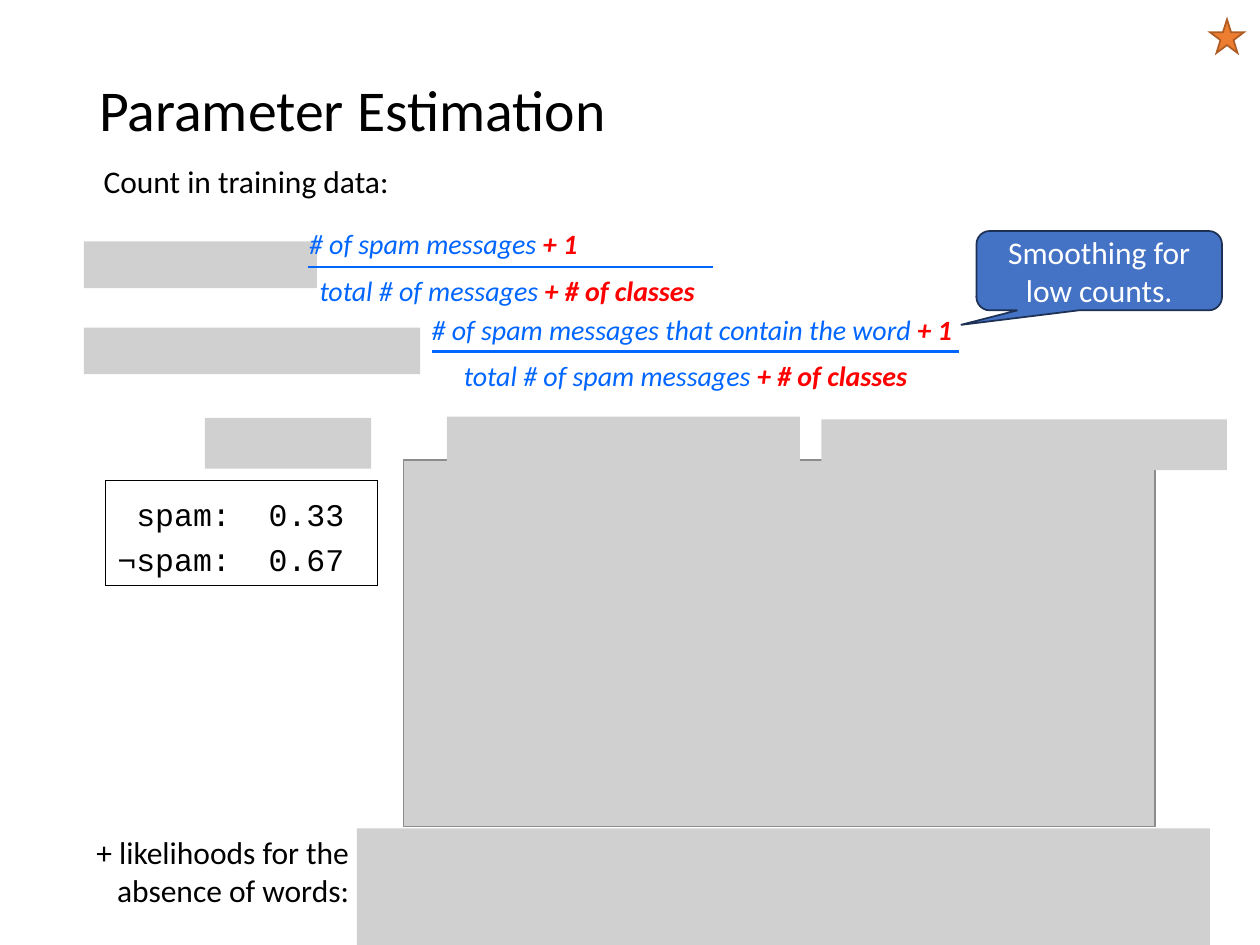
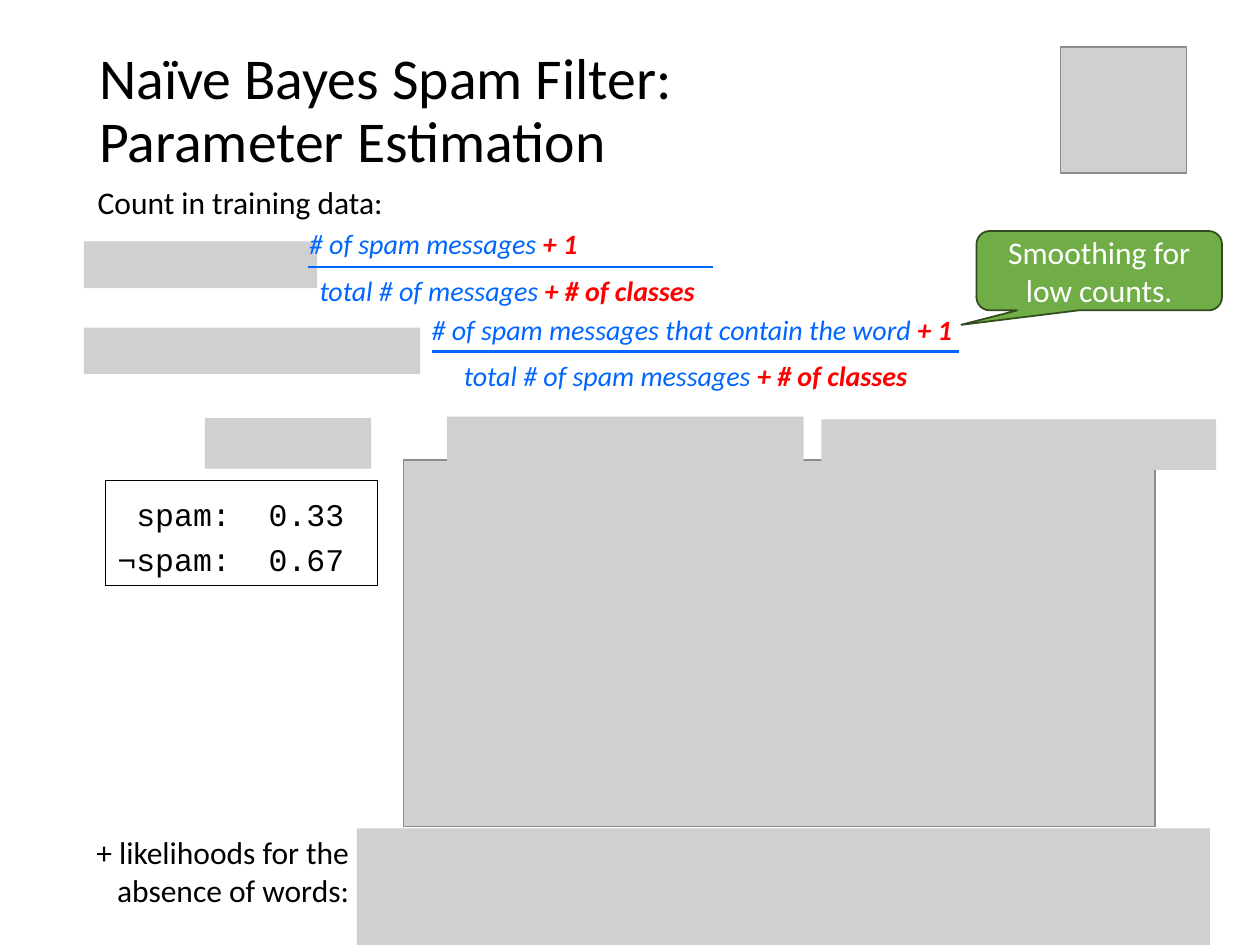
Before and after one commit to mhahsler/CS7320-AI, a slide deck: slide 26 of slides/12_uncertainty.pptx (slide 41 before the commit). Drawn at 1260x945 pixels with LibreOffice and Linux fonts; fonts in the diff are those of the drawing; grey boxes stand for pictures. Boxes give left, top, right and bottom in pixels: in the first picture for what was removed or moved away, otherwise in the second. Text is boxed around its words. In the diff, an @@ line names an element or a change of style, - is before the commit and + after.

```diff
--- a/slides/12_uncertainty.pptx
+++ b/slides/12_uncertainty.pptx
@@ star removed at (1210,19,1244,53) @@
@@ title at (99,59,672,163): text changed @@
-Parameter Estimation
+Naïve Bayes Spam Filter:
+Parameter Estimation
@@ picture added at (1061,47,1187,173) @@
@@ text "Count in training data:": place and size @@
-text "Count in training data:" at (104,171,388,199)
+text "Count in training data:" at (98,192,383,220)
@@ rounded speech box "Smoothing for low counts." at (976,231,1222,310): fill #4472C4 to #70AD47; outline #1E3256 1 pt to #314C1F 1 pt @@
@@ picture: place and size @@
-picture at (447,417,800,467)
+picture at (447,417,804,467)
@@ picture: place and size @@
-picture at (822,420,1227,470)
+picture at (822,420,1216,470)
```
Also in this commit, not shown: 26 other slides changed, 1 slide added, 3 slides removed, 8 other files.
